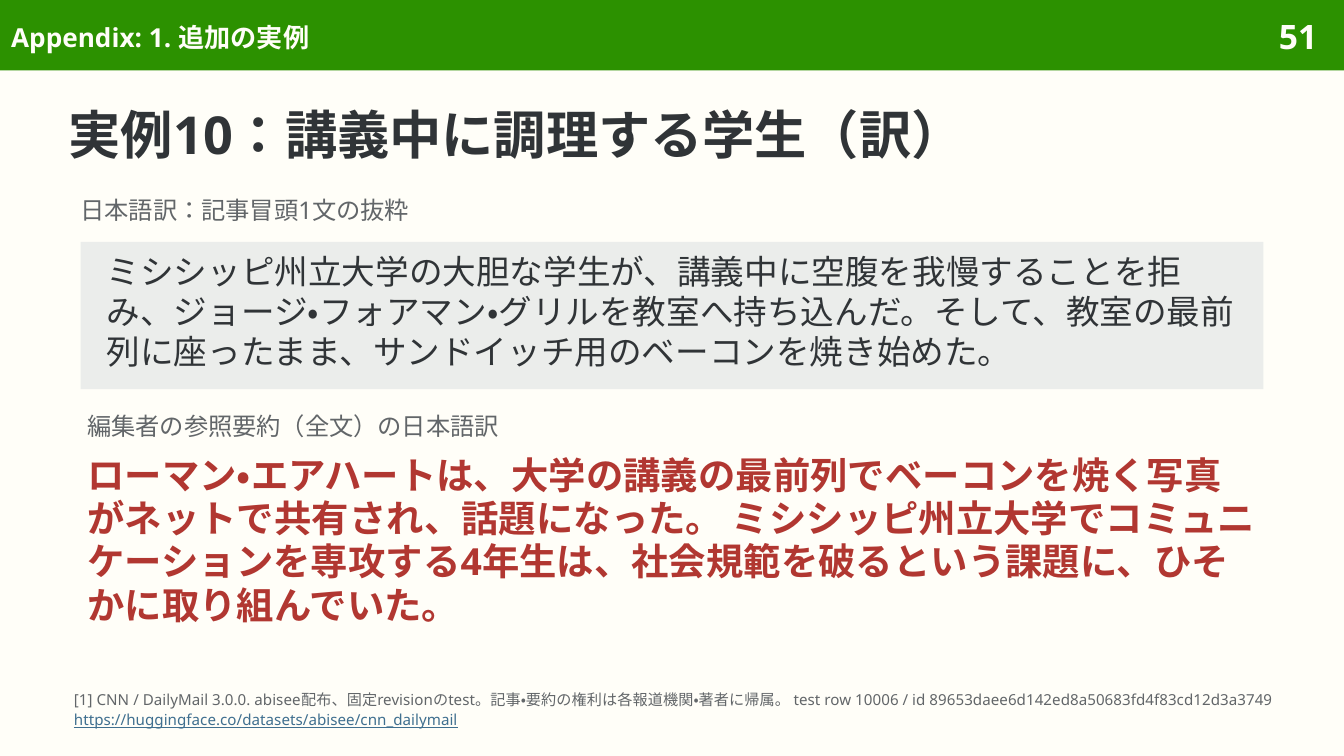
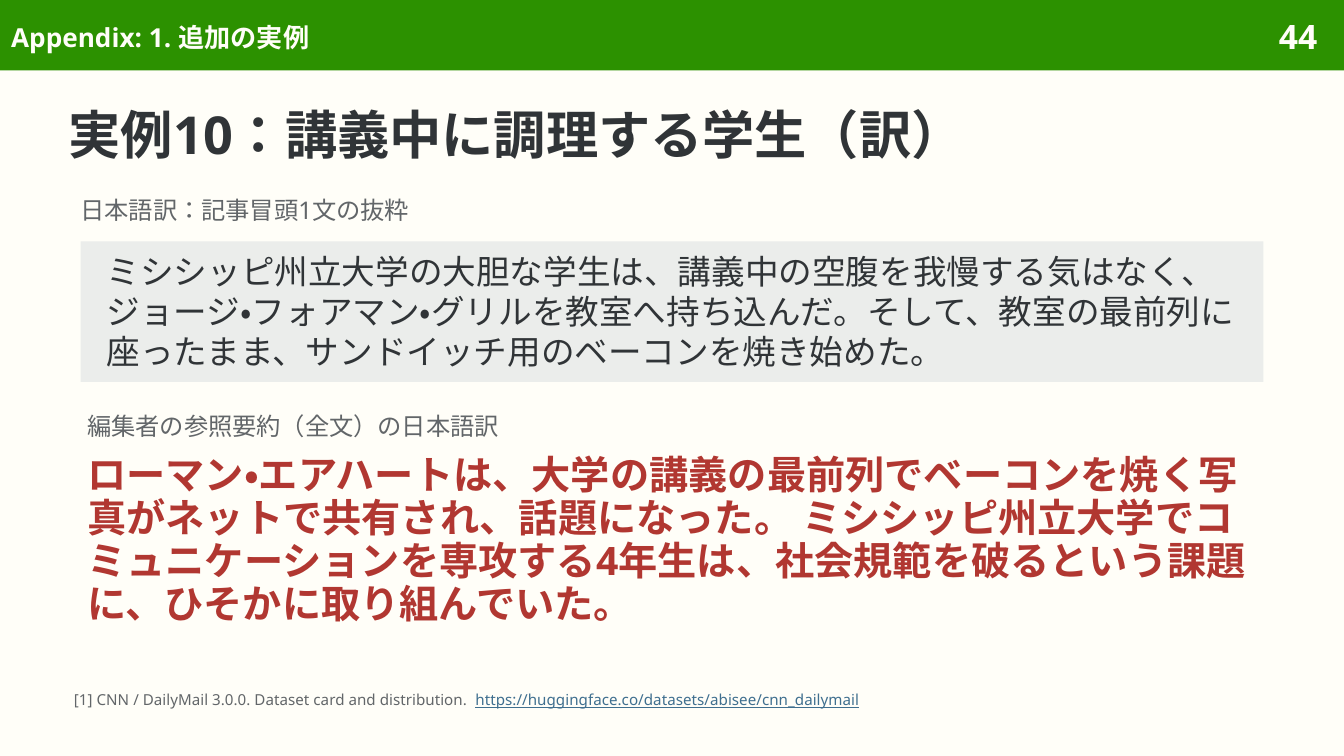
Before and after one commit to sasakiy84/datasets-in-10-minutes, a slide deck: slide 44 of slides/datasets-in-10-minutes-cnn-dailymail.pptx (slide 51 before the commit). Drawn at 1344x756 pixels with LibreOffice and Linux fonts; fonts in the diff are those of the drawing. Boxes give left, top, right and bottom in pixels: in the first picture for what was removed or moved away, otherwise in the second. Text is boxed around its words. In the diff, an @@ line names an element or a change of style, - is before the commit and + after.

Commit message:
Present CNN DailyMail as the original summarization dataset

```diff
--- a/slides/datasets-in-10-minutes-cnn-dailymail.pptx
+++ b/slides/datasets-in-10-minutes-cnn-dailymail.pptx
@@ page number at <box>1279,25,1317,49</box>: text changed @@
-51
+44
@@ rectangle "ミシシッピ州立大学の大胆な学生は、講義中の空腹を我慢する気はなく、ジョージ・フォアマン・グリルを教室へ持ち込んだ。そして ...": place and size @@
-rectangle "ミシシッピ州立大学の大胆な学生は、講義中の空腹を我慢する気はなく、ジョージ・フォアマン・グリルを教室へ持ち込んだ。そして ..." at <box>81,242,1263,390</box>
+rectangle "ミシシッピ州立大学の大胆な学生は、講義中の空腹を我慢する気はなく、ジョージ・フォアマン・グリルを教室へ持ち込んだ。そして ..." at <box>81,242,1263,383</box>
@@ text in rectangle at <box>107,255,1234,367</box>: text changed @@
-ミシシッピ州立大学の大胆な学生が、講義中に空腹を我慢することを拒み、ジョージ・フォアマン・グリルを教室へ持ち込んだ。そして、教室の最前列に座ったまま、サンドイッチ用のベーコンを焼き始めた。
+ミシシッピ州立大学の大胆な学生は、講義中の空腹を我慢する気はなく、ジョージ・フォアマン・グリルを教室へ持ち込んだ。そして、教室の最前列に座ったまま、サンドイッチ用のベーコンを焼き始めた。
@@ text "ローマン・エアハートは、大学の講義の最前列でベーコンを焼く写真がネットで共有され、話題になった。 ミシシッピ州立大学でコ ..." at <box>87,455,1245,622</box>: size 20 to 21 pt @@
@@ text at <box>74,693,858,709</box>: text changed; text colour #626669 to #3F6F8F @@
-[1] CNN / DailyMail 3.0.0. abisee配布、固定revisionのtest。記事・要約の権利は各報道機関・著者に帰属。 test row 10006 / id 89653daee6d142ed8a50683fd4f83cd12d3a3749
-https://huggingface.co/datasets/abisee/cnn_dailymail
+[1] CNN / DailyMail 3.0.0. Dataset card and distribution. https://huggingface.co/datasets/abisee/cnn_dailymail
```
Also in this commit, not shown: 50 other slides changed, 14 slides removed, 40 other files.
